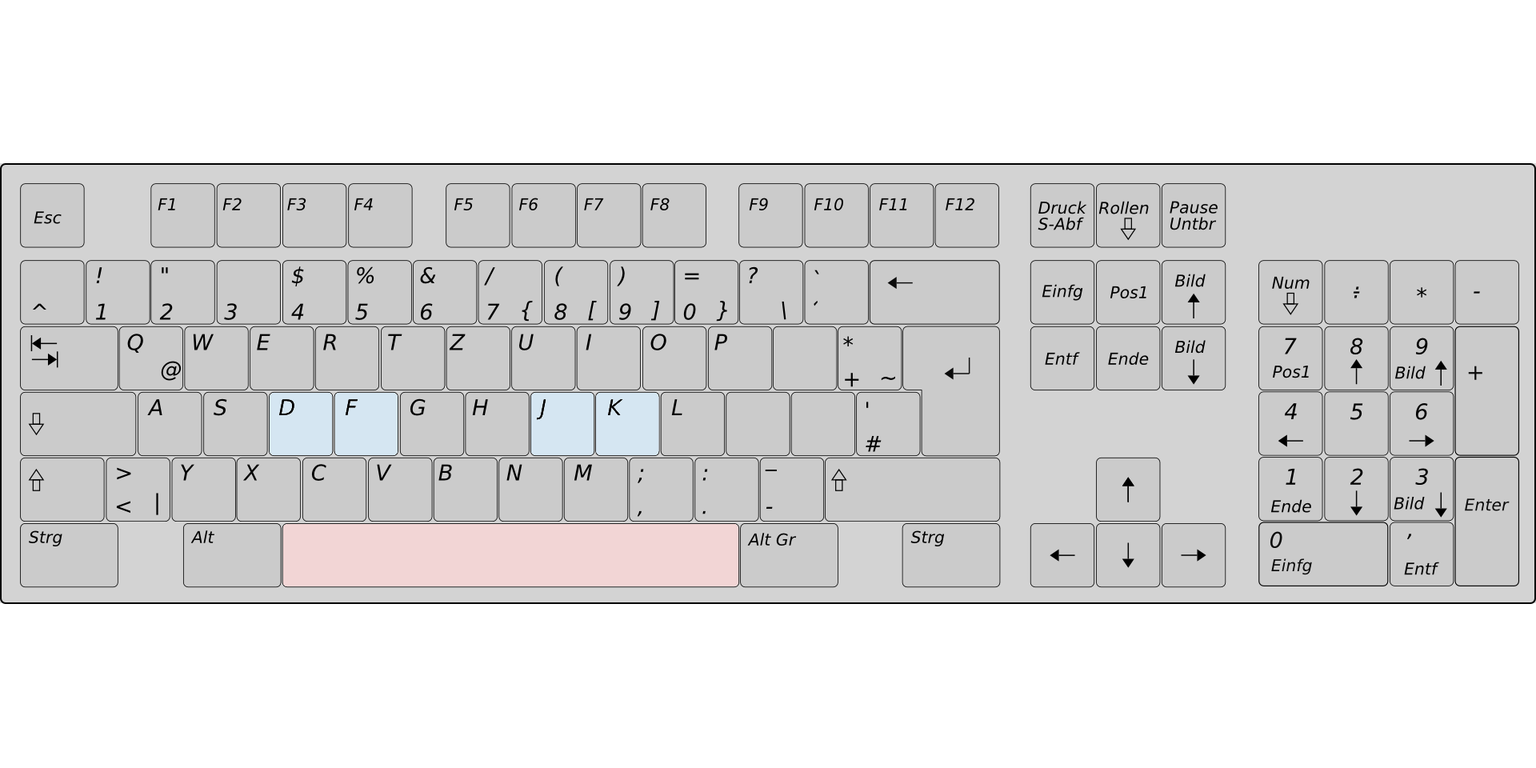
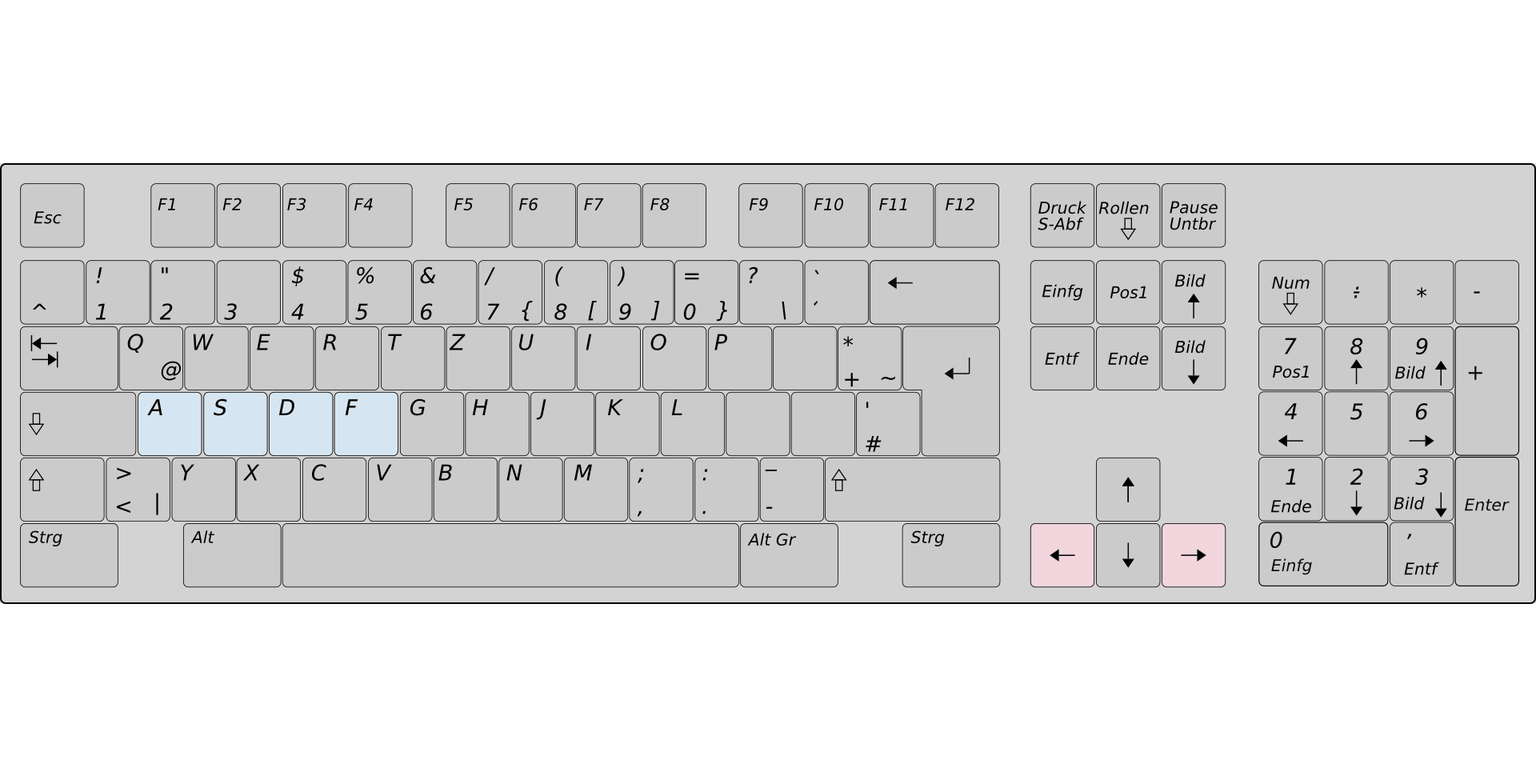
Layered file, before and after one edit (w=1536, h=768). Changes by layer:
painted on "keyBoard.png #2" over [138, 392, 1225, 587]
